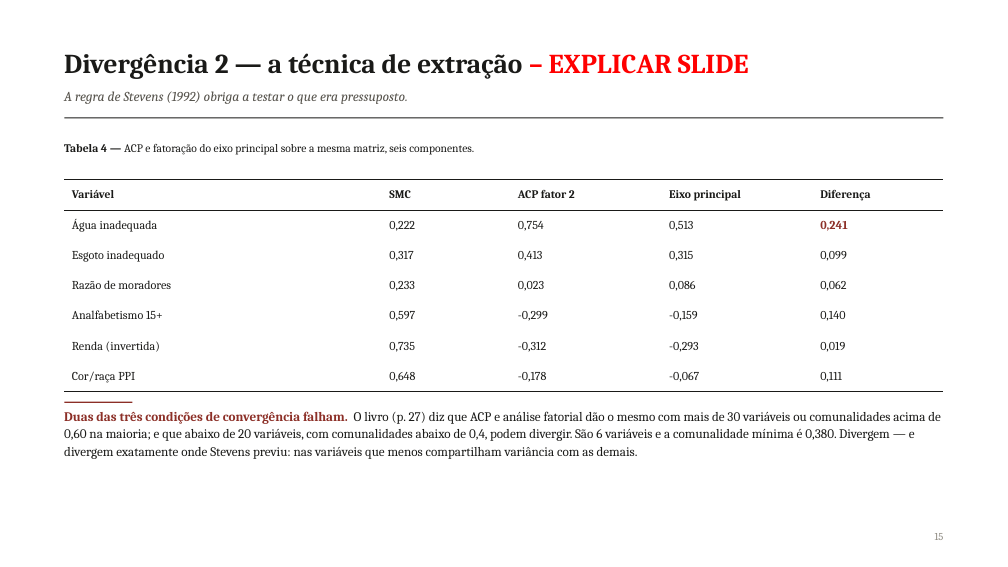
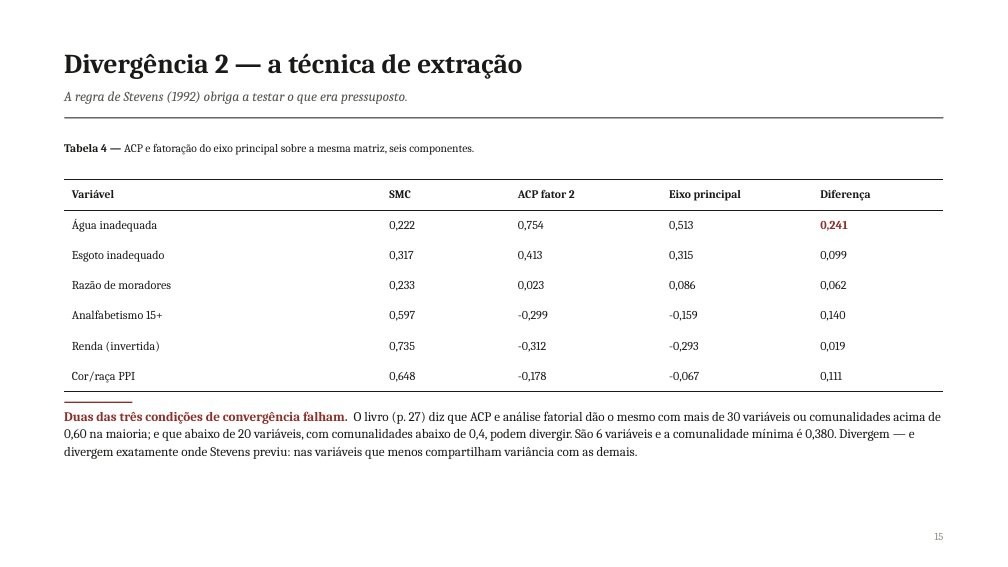
Before and after one commit to pedrinndias/Projeto_IVS_Censo, a slide deck: slide 15 of docs/Apresentacoes_IVS/Analise_Fatorial_NB04_2026-09.pptx. Drawn at 1008x567 pixels with LibreOffice and Linux fonts; fonts in the diff are those of the drawing. Boxes give left, top, right and bottom in pixels: in the first picture for what was removed or moved away, otherwise in the second. Text is boxed around its words. In the diff, an @@ line names an element or a change of style, - is before the commit and + after.

```diff
--- a/docs/Apresentacoes_IVS/Analise_Fatorial_NB04_2026-09.pptx
+++ b/docs/Apresentacoes_IVS/Analise_Fatorial_NB04_2026-09.pptx
@@ text at (x1=64, y1=53, x2=522, y2=79): text changed @@
-Divergência 2 — a técnica de extração – EXPLICAR SLIDE
+Divergência 2 — a técnica de extração
```
Also in this commit, not shown: 40 other slides changed, 1 slide added, 1 slide removed, 17 other files.
